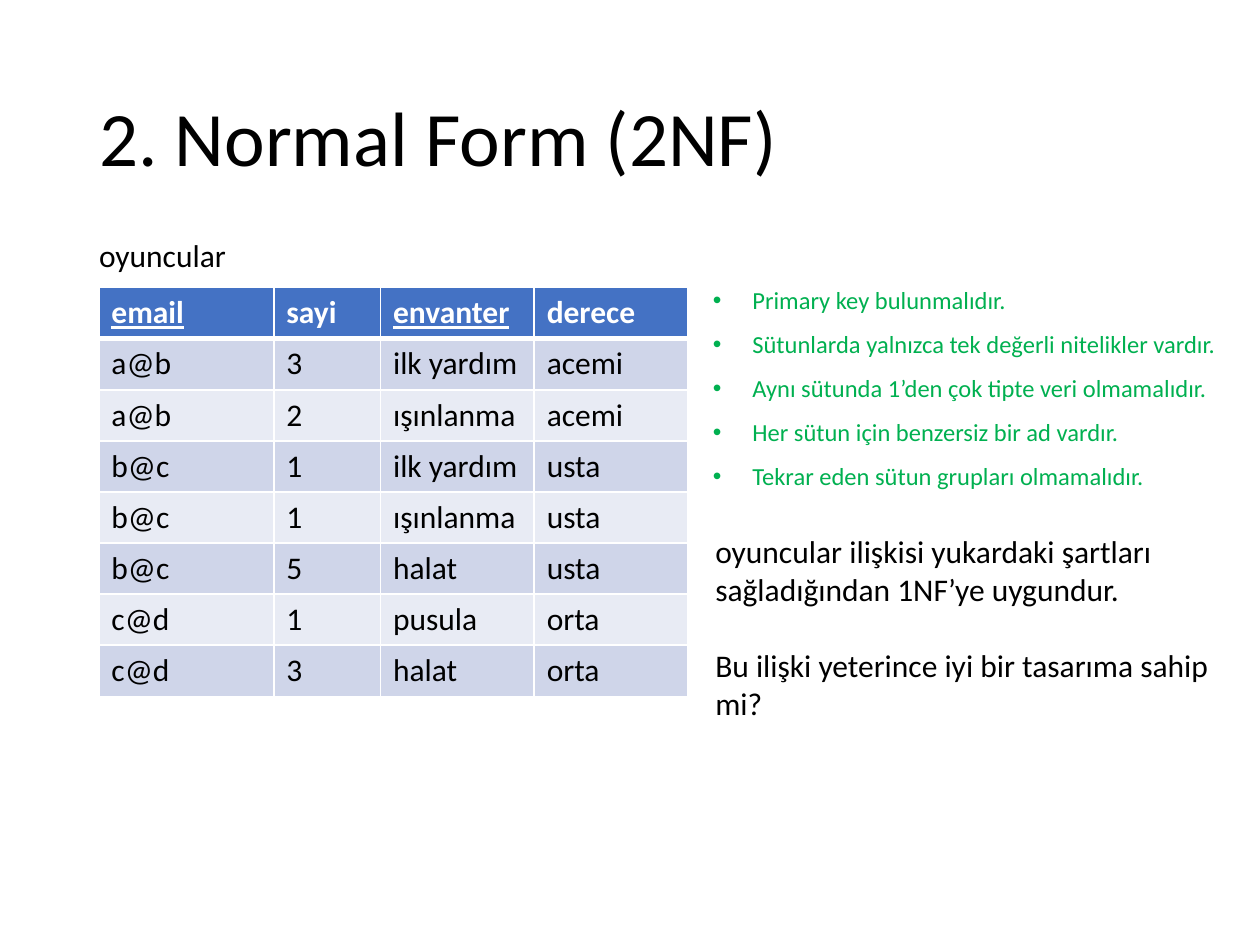
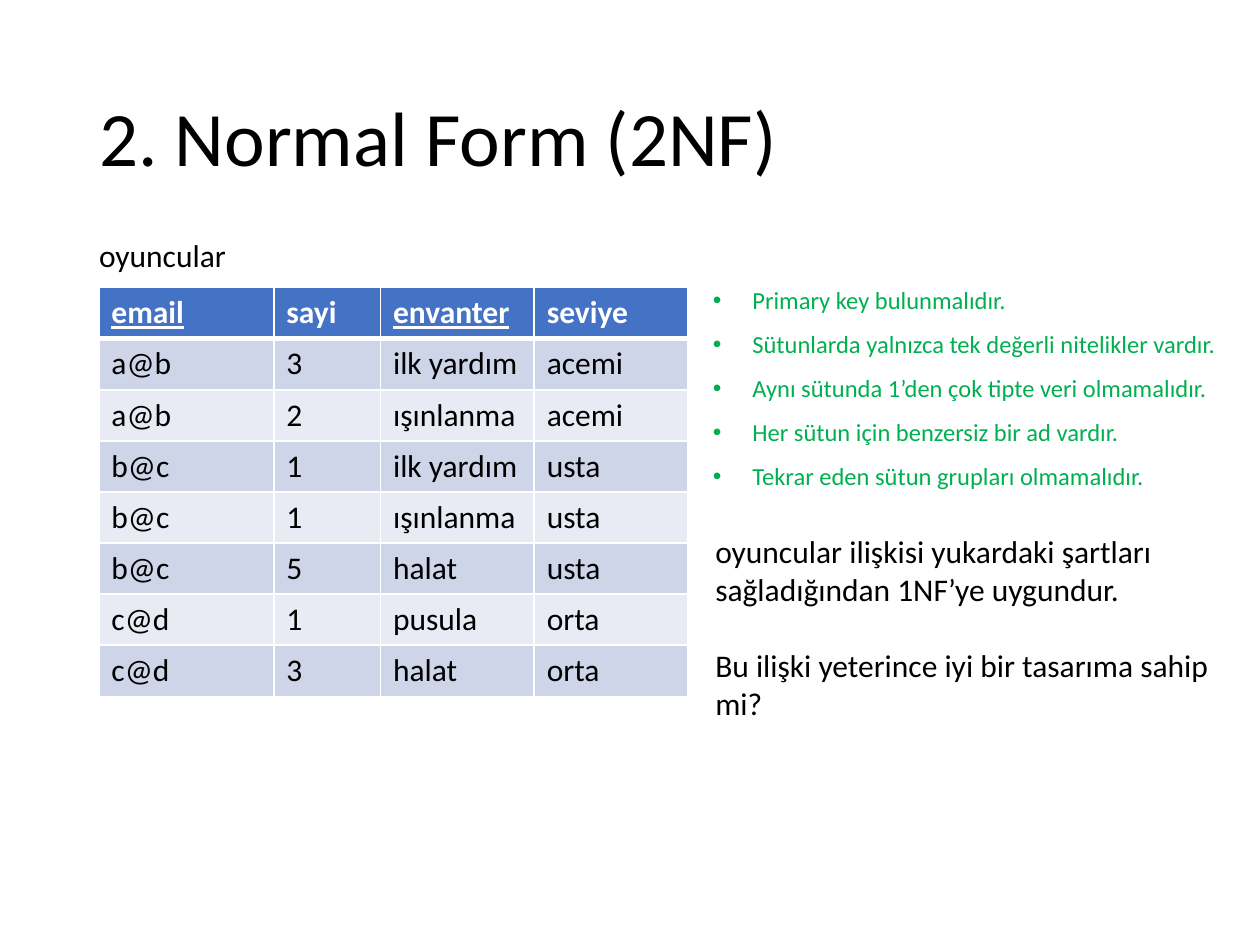
Before and after one commit to ihpar/dbms, a slide deck: slide 2 of Slides/Ders 5.1 Design 2NF.pptx. Drawn at 1260x945 pixels with LibreOffice and Linux fonts; fonts in the diff are those of the drawing. Boxes give left, top, right and bottom in pixels: in the first picture for what was removed or moved away, otherwise in the second. Text is boxed around its words. In the diff, an @@ line names an element or a change of style, - is before the commit and + after.

```diff
--- a/Slides/Ders 5.1 Design 2NF.pptx
+++ b/Slides/Ders 5.1 Design 2NF.pptx
@@ table at box(98, 287, 688, 696) @@
-row 1, column 4: derece
+row 1, column 4: seviye
```
Also in this commit, not shown: 3 other slides changed, 1 slide added, 8 other files.
